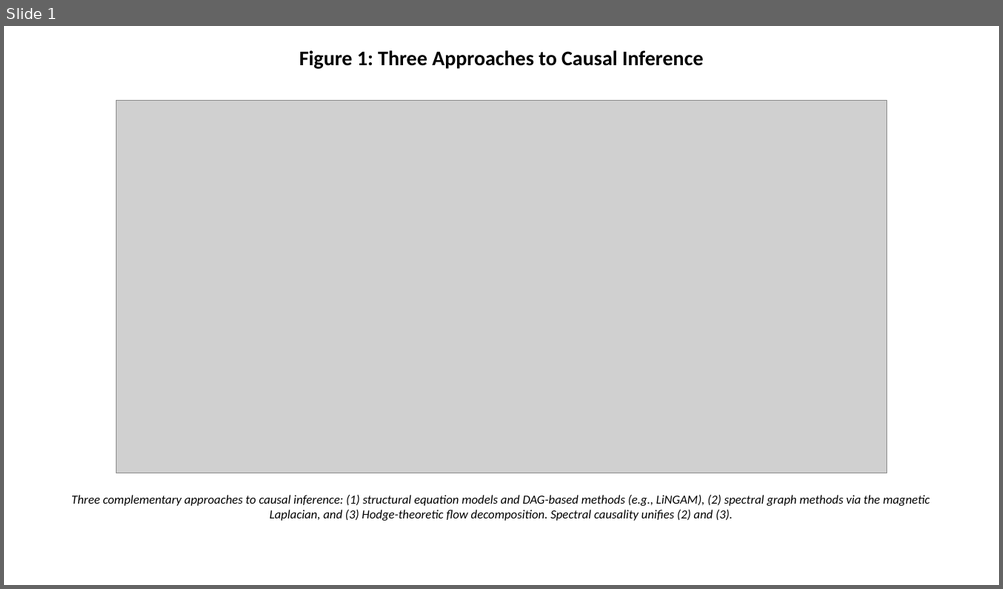
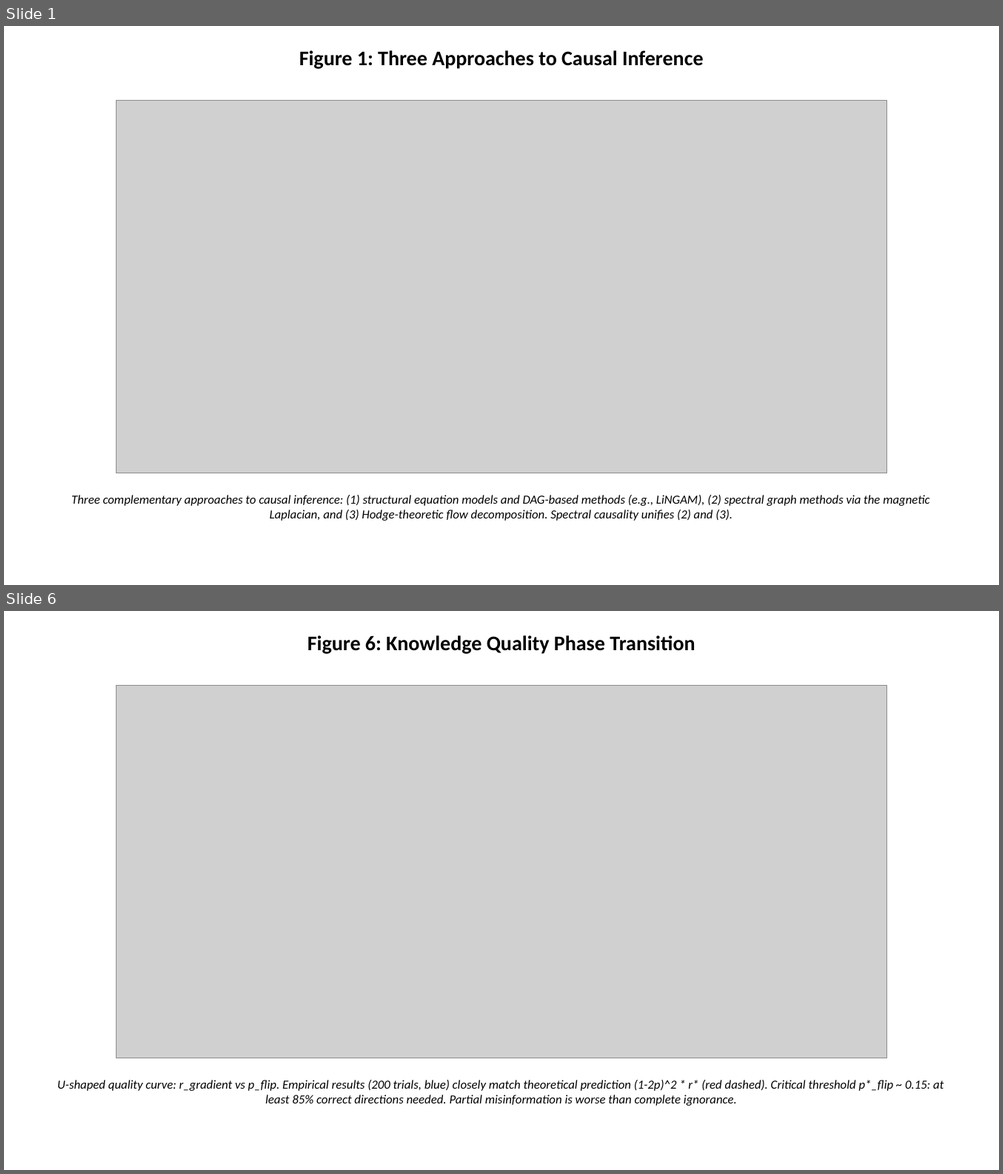
Before and after one commit to bougtoir/kotha-rct-decomposition, a slide deck: spectral-causality-jmlr/spectral_causality_figures.pptx. Shown one above the other, each under a label of ours: slide 1 before the commit, slides 1 and 6 after it; the slides between them are not shown. The pictures are 1003x589 and 1003x1174 pixels, drawn with LibreOffice and Linux fonts; fonts in the diff are those of the drawing; grey boxes stand for pictures. Boxes give left, top, right and bottom in pixels: in the first picture for what was removed or moved away, otherwise in the second. Text is boxed around its words. In the diff, an @@ line names an element or a change of style, - is before the commit and + after.

```diff
--- a/spectral-causality-jmlr/spectral_causality_figures.pptx
+++ b/spectral-causality-jmlr/spectral_causality_figures.pptx
@@ slide 6 added at <box>4,611,999,1170</box>, background #FFFFFF @@
@@ text added at <box>307,635,694,654</box>, 20 pt, text #000000, bold @@
+Figure 6: Knowledge Quality Phase Transition
@@ picture added at <box>116,686,887,1059</box> @@
@@ text added at <box>57,1080,943,1106</box>, 12 pt, text #000000, italic @@
+U-shaped quality curve: r_gradient vs p_flip. Empirical results (200 trials, blue) closely match theoretical prediction (1-2p)^2 * r* (red dashed). Critical threshold p*_flip ~ 0.15: at least 85% correct directions needed. Partial misinformation is worse than complete ignorance.
```
Also in this commit, not shown: 3 slides changed, 2 other slides added, 7 other files.
